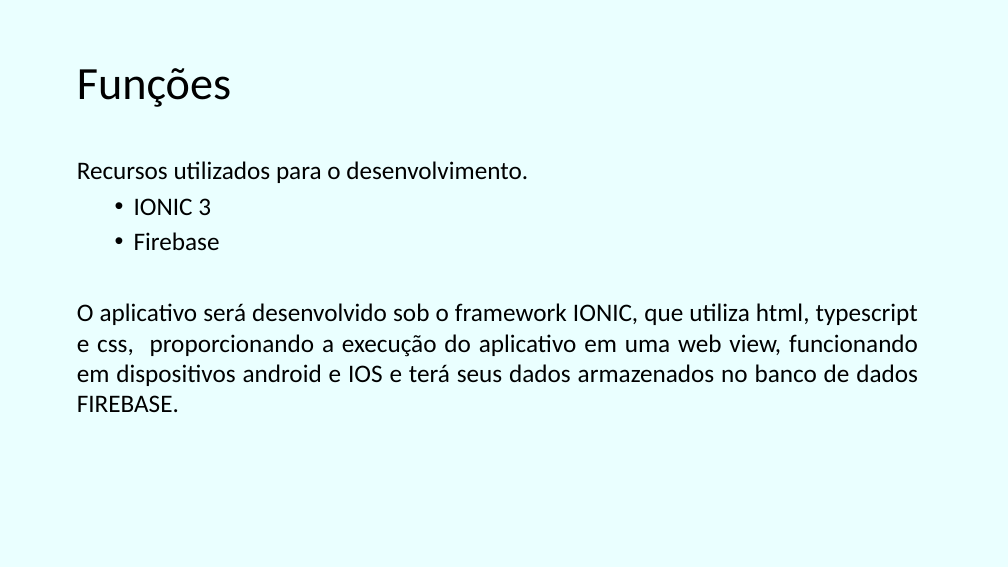
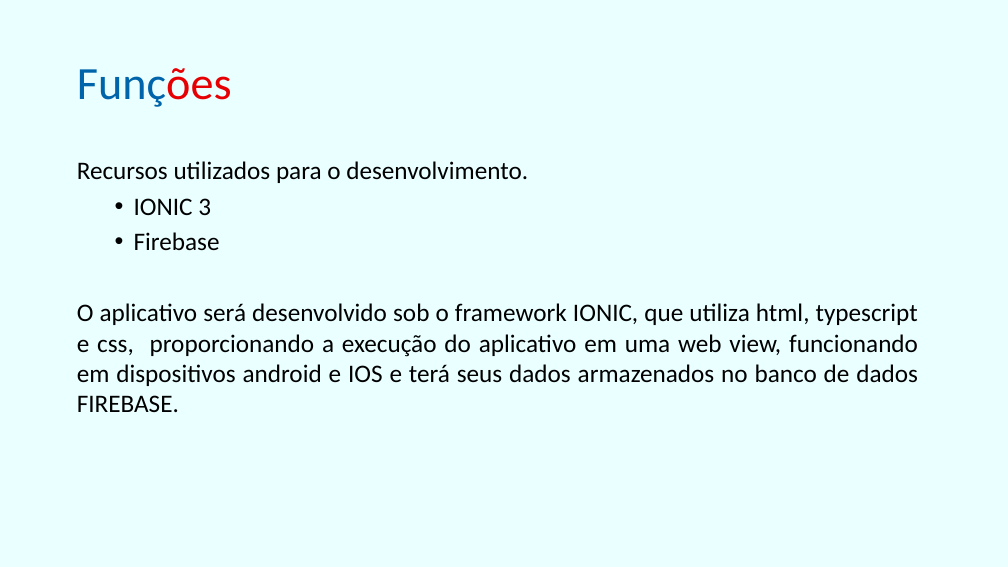
Before and after one commit to IcaroRios/CPBA2017HackatonDesafiosBahia, a slide deck: slide 4 of materiais/Apresentação1.pptx. Drawn at 1008x567 pixels with LibreOffice and Linux fonts; fonts in the diff are those of the drawing. Boxes give left, top, right and bottom in pixels: in the first picture for what was removed or moved away, otherwise in the second. Text is boxed around its words. In the diff, an @@ line names an element or a change of style, - is before the commit and + after.

```diff
--- a/materiais/Apresentação1.pptx
+++ b/materiais/Apresentação1.pptx
@@ title "Funções" at bbox=[77, 68, 232, 107]: text colour #000000 to #0064AA, text colour #000000 to #E60004 in "Funções" @@
```
Also in this commit, not shown: 2 other slides changed, 1 slide added, 3 other files.
